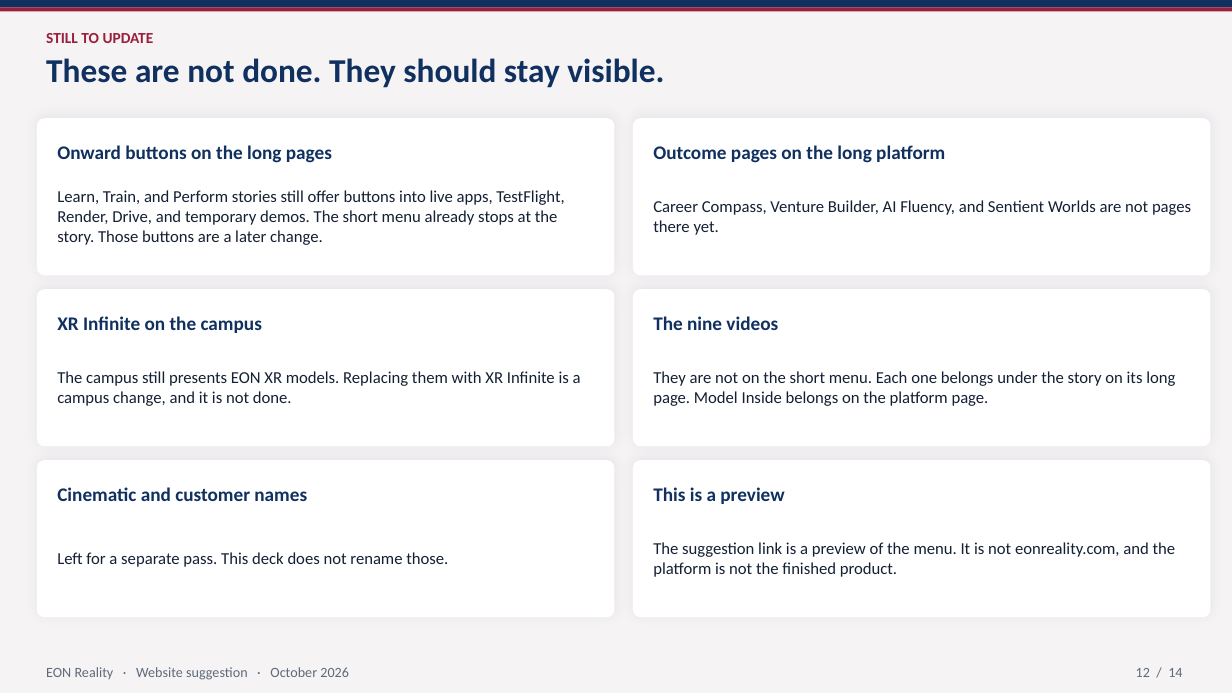
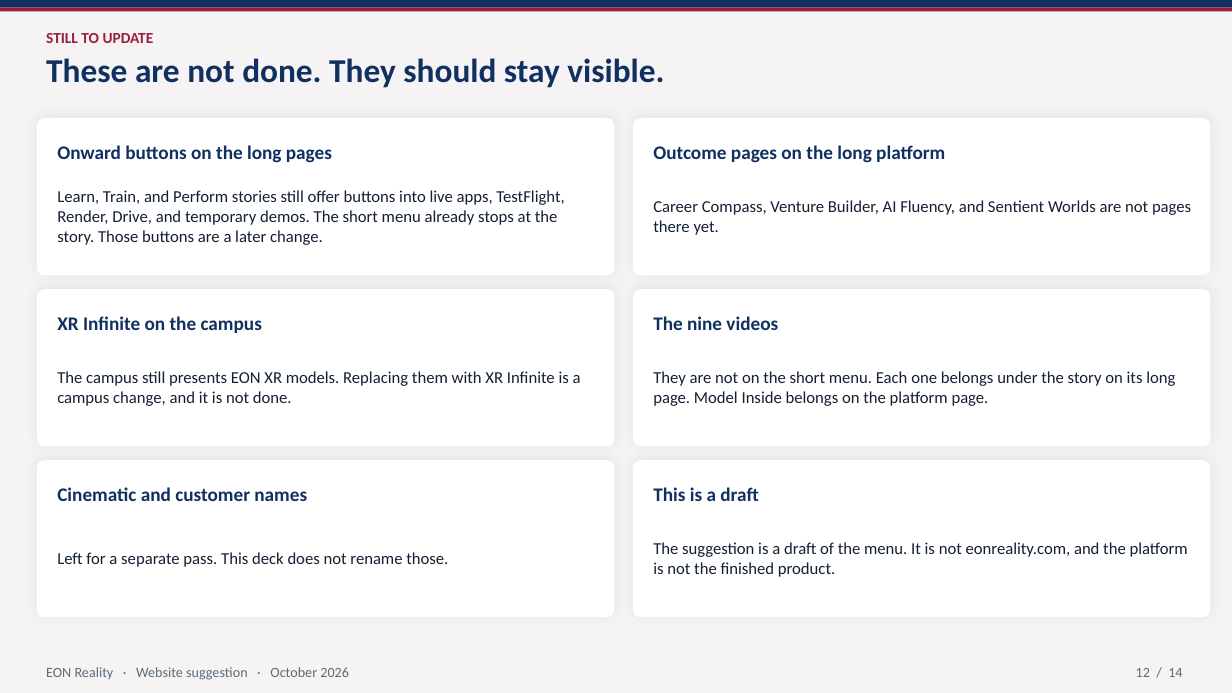
Before and after one commit to DanLejerskar/field-iq-walkthrough, a slide deck: slide 12 of eon-product-overview/eon-reality-website-structure.pptx. Drawn at 1232x693 pixels with LibreOffice and Linux fonts; fonts in the diff are those of the drawing. Boxes give left, top, right and bottom in pixels: in the first picture for what was removed or moved away, otherwise in the second. Text is boxed around its words. In the diff, an @@ line names an element or a change of style, - is before the commit and + after.

```diff
--- a/eon-product-overview/eon-reality-website-structure.pptx
+++ b/eon-product-overview/eon-reality-website-structure.pptx
@@ text at bbox=[653, 487, 758, 501]: text changed @@
-This is a preview
+This is a draft
@@ text at bbox=[653, 542, 1188, 577]: text changed @@
-The suggestion link is a preview of the menu. It is not eonreality.com, and the platform is not the finished product.
+The suggestion is a draft of the menu. It is not eonreality.com, and the platform is not the finished product.
```
Also in this commit, not shown: 2 other slides changed.
